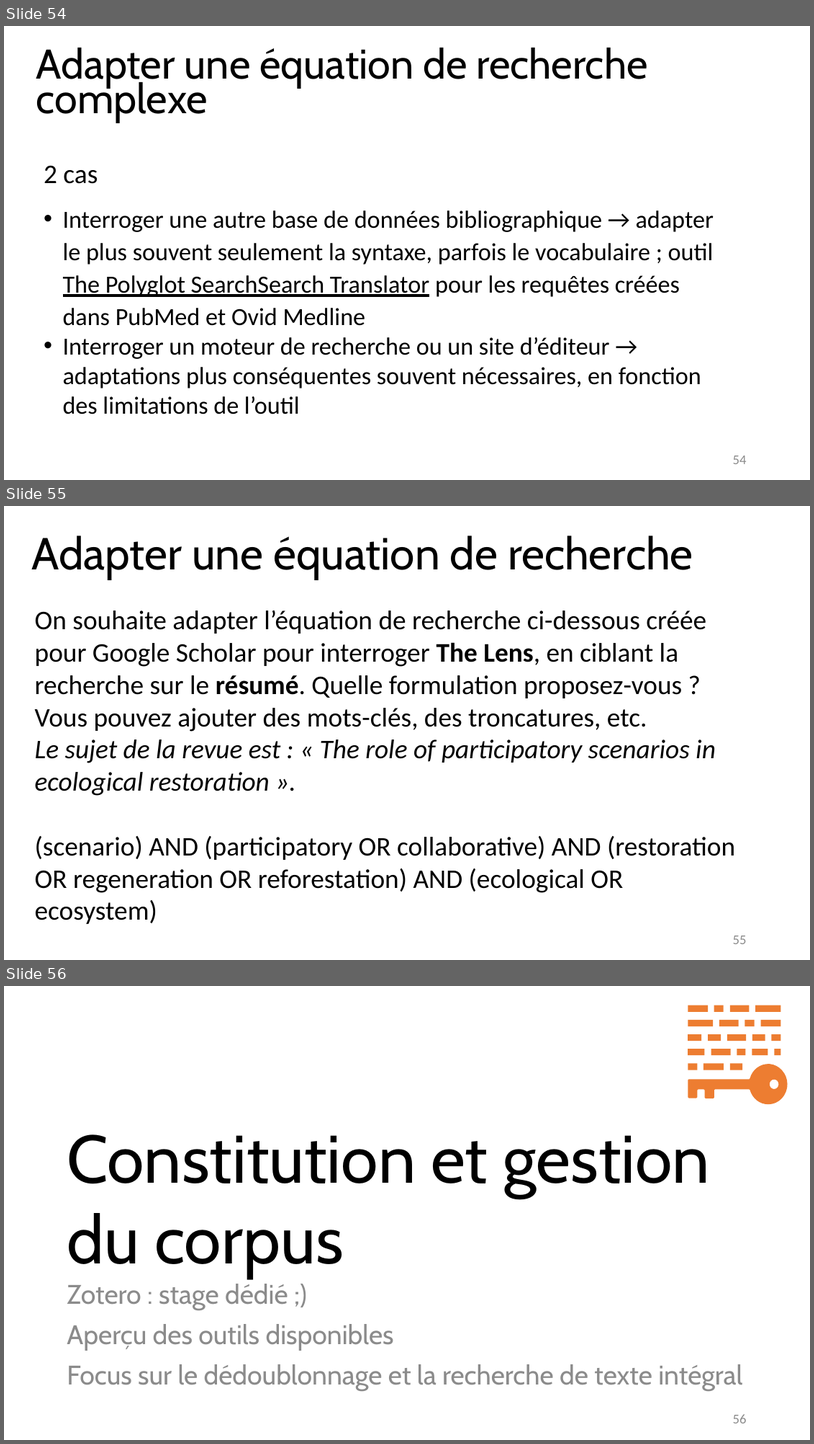
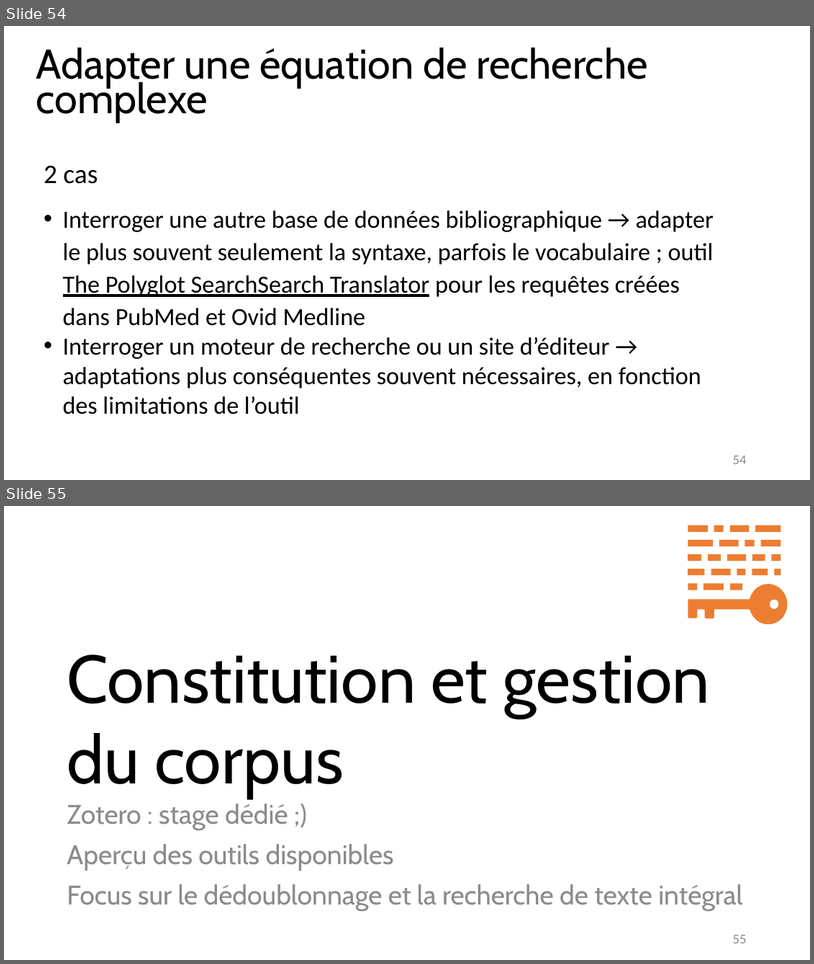
Before and after one commit to fflamerie/intro_revlit, a slide deck: docs/Intro_RevLit.odp. Shown one above the other, each under a label of ours: slides 54, 55 and 56 before the commit, slides 54 and 55 after it. The pictures are 814x1444 and 814x964 pixels, drawn with LibreOffice and Linux fonts; fonts in the diff are those of the drawing. Boxes give left, top, right and bottom in pixels: in the first picture for what was removed or moved away, otherwise in the second. Text is boxed around its words. In the diff, an @@ line names an element or a change of style, - is before the commit and + after.

```diff
--- a/docs/Intro_RevLit.odp
+++ b/docs/Intro_RevLit.odp
@@ slide 55 removed at (x1=4, y1=506, x2=810, y2=960), background #FFFFFF @@
@@ title removed at (x1=32, y1=536, x2=694, y2=579) @@
-Adapter une équation de recherche
@@ text removed at (x1=35, y1=610, x2=736, y2=924) @@
-On souhaite adapter l’équation de recherche ci-dessous créée pour Google Scholar pour interroger The Lens, en ciblant la recherche sur le résumé. Quelle formulation proposez-vous ? Vous pouvez ajouter des mots-clés, des troncatures, etc.
-Le sujet de la revue est : « The role of participatory scenarios in ecological restoration ».
-(scenario) AND (participatory OR collaborative) AND (restoration OR regeneration OR reforestation) AND (ecological OR ecosystem)
@@ page number removed at (x1=733, y1=935, x2=747, y2=944) @@
-55
@@ what was slide 56 is now slide 55 @@
@@ page number at (x1=733, y1=934, x2=747, y2=943): text changed @@
-56
+55
```
Also in this commit, not shown: 1 other file.
